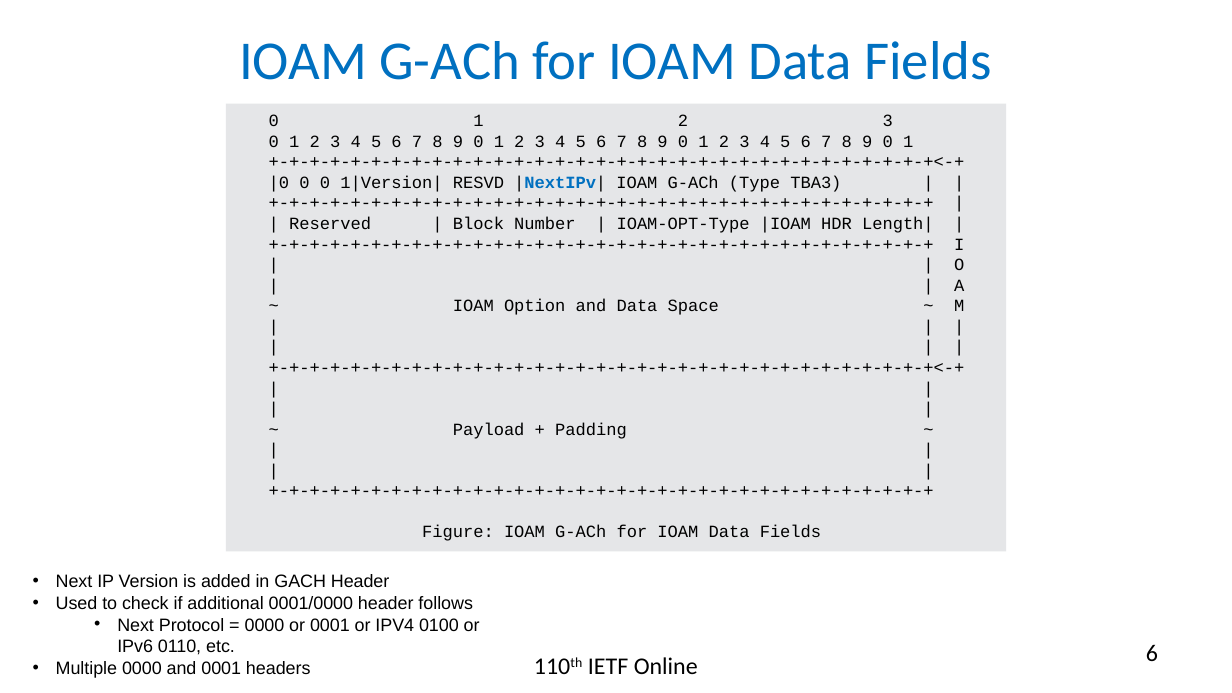
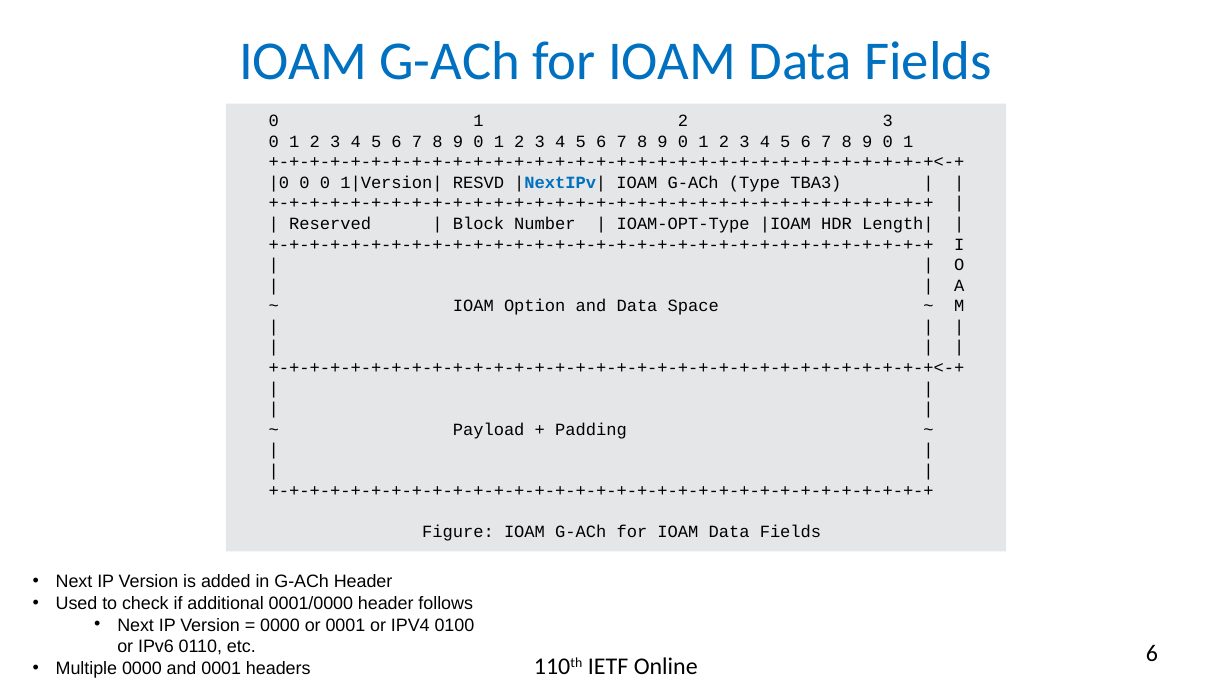
Before and after one commit to rakgandhi/ietf-slides, a slide deck: slide 6 of draft-gandhi-mpls-ioam-sr-06.pptx. Drawn at 1232x693 pixels with LibreOffice and Linux fonts; fonts in the diff are those of the drawing. Boxes give left, top, right and bottom in pixels: in the first picture for what was removed or moved away, otherwise in the second. Text is boxed around its words. In the diff, an @@ line names an element or a change of style, - is before the commit and + after.

```diff
--- a/draft-gandhi-mpls-ioam-sr-06.pptx
+++ b/draft-gandhi-mpls-ioam-sr-06.pptx
@@ text at (x1=56, y1=574, x2=393, y2=587): text changed @@
-• Next IP Version is added in GACH Header
+• Next IP Version is added in G-ACh Header
@@ text at (x1=117, y1=618, x2=475, y2=655): text changed @@
-  • Next Protocol = 0000 or 0001 or IPV4 0100 or IPv6 0110, etc.
+  • Next IP Version = 0000 or 0001 or IPV4 0100 or IPv6 0110, etc.
```
Also in this commit, not shown: 1 other slide changed, 1 other file.
